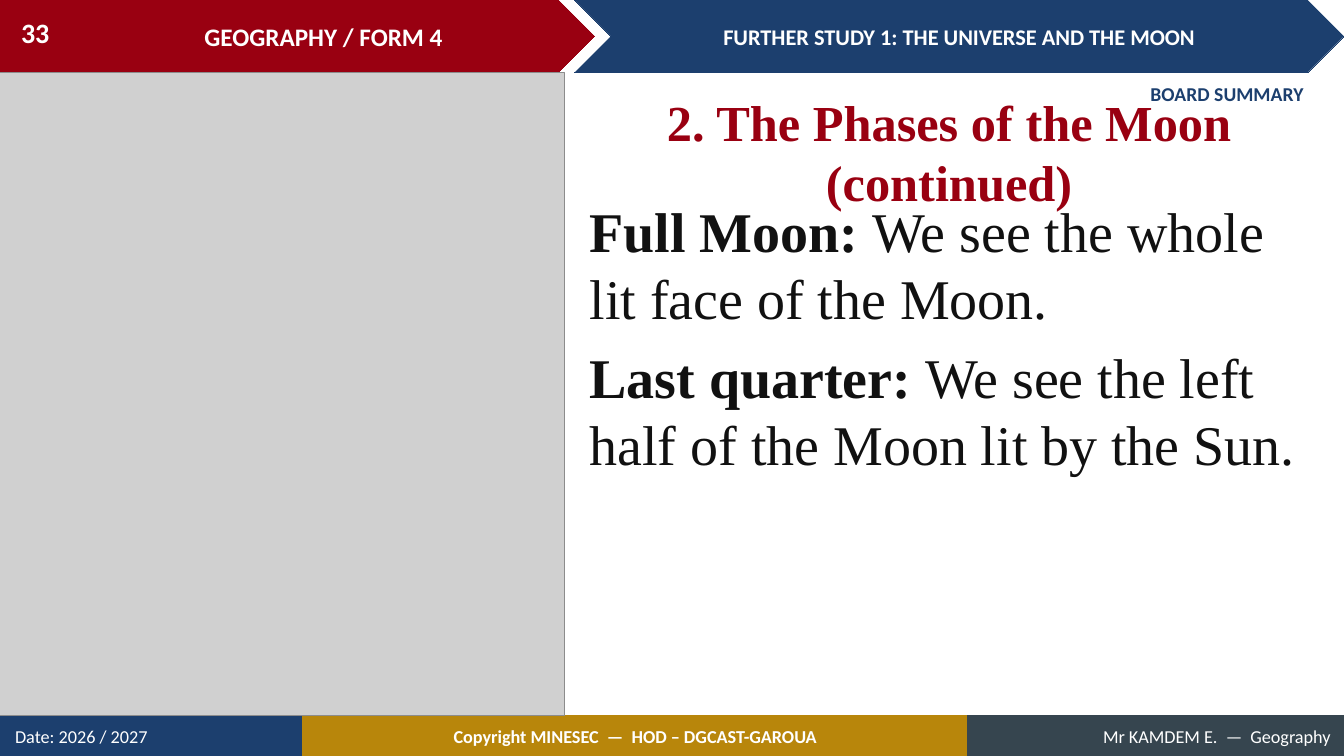
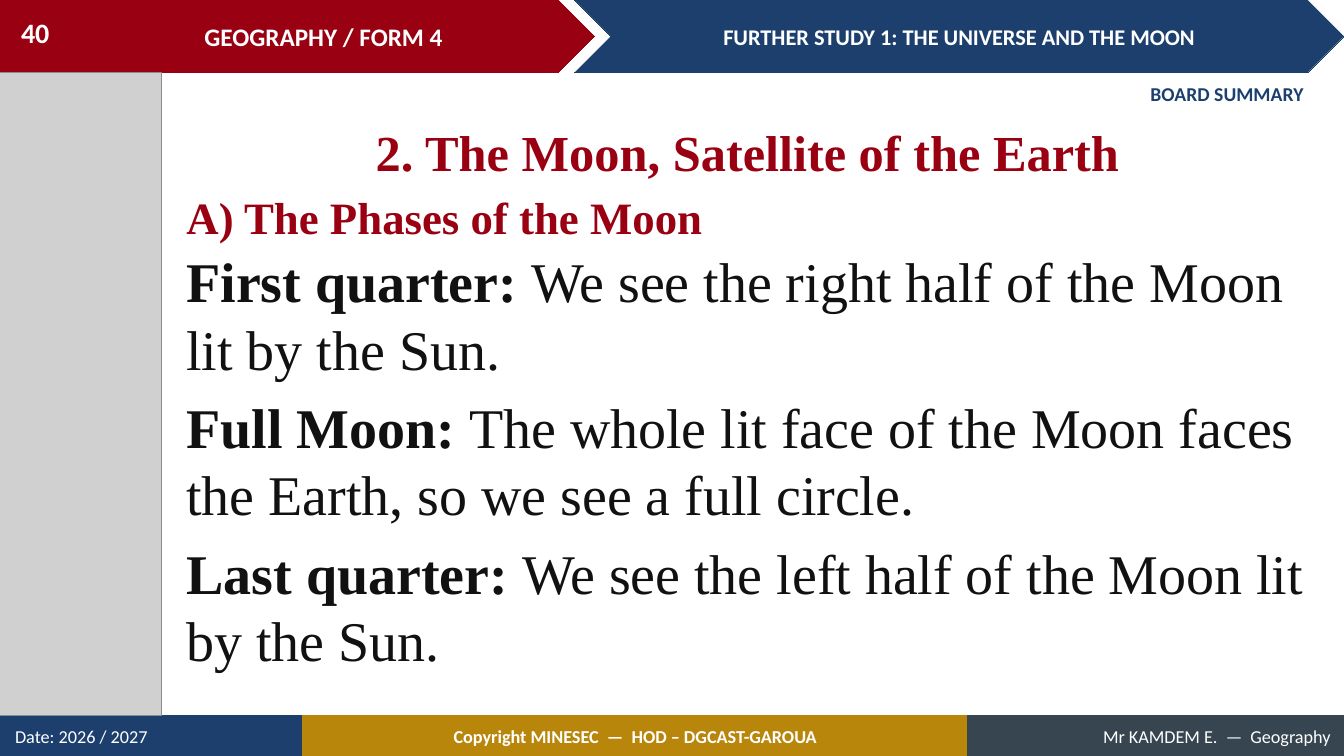
Before and after one commit to Berthautk/linea-github, a slide deck: slide 40 of lecons/F3/02_FORM4_FURTHER_STUDY1_Universe_and_Moon.pptx (slide 33 before the commit). Drawn at 1344x756 pixels with LibreOffice and Linux fonts; fonts in the diff are those of the drawing; grey boxes stand for pictures. Boxes give left, top, right and bottom in pixels: in the first picture for what was removed or moved away, otherwise in the second. Text is boxed around its words. In the diff, an @@ line names an element or a change of style, - is before the commit and + after.

```diff
--- a/lecons/F3/02_FORM4_FURTHER_STUDY1_Universe_and_Moon.pptx
+++ b/lecons/F3/02_FORM4_FURTHER_STUDY1_Universe_and_Moon.pptx
@@ page number at (21,24,49,43): text changed @@
-33
+40
@@ picture: place and size @@
-picture at (0,73,565,716)
+picture at (0,73,161,716)
@@ text at (376,135,1119,179): text changed @@
-2. The Phases of the Moon (continued)
+2. The Moon, Satellite of the Earth
@@ text added at (186,202,702,244), 32 pt, text #990011, bold @@
+A) The Phases of the Moon
@@ text at (186,262,1294,524): text changed @@
-Full Moon: We see the whole lit face of the Moon.
+First quarter: We see the right half of the Moon lit by the Sun.
+Full Moon: The whole lit face of the Moon faces the Earth, so we see a full circle.
@@ text "First quarter: We see the ...": place and size @@
-text "First quarter: We see the ..." at (590,209,1295,475)
+text "First quarter: We see the ..." at (186,262,1303,671)
```
Also in this commit, not shown: 15 other slides changed, 10 slides added, 10 other files.
